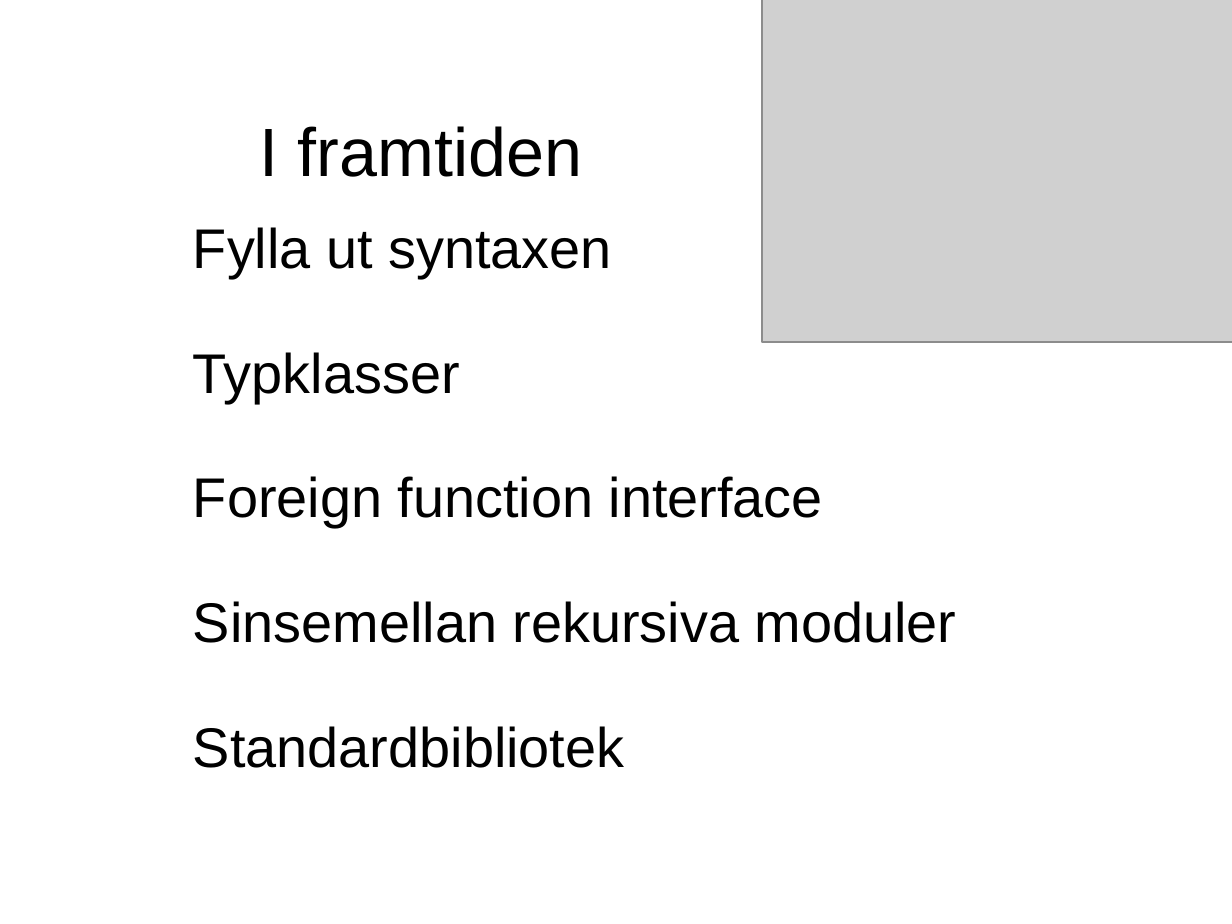
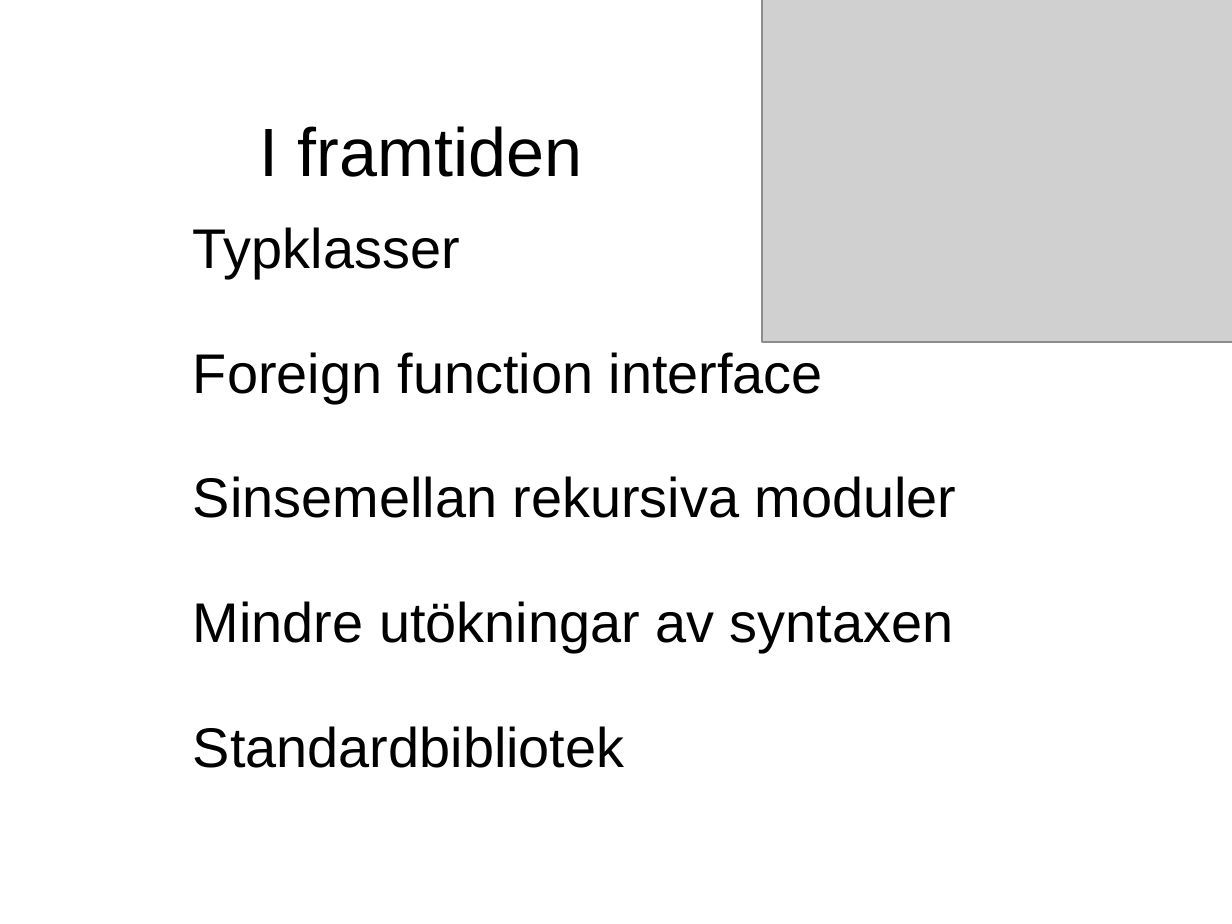
Before and after one commit to evilcandybag/JSHC, a slide deck: slide 61 of report/presentation.ppt. Drawn at 1232x924 pixels with LibreOffice and Linux fonts; fonts in the diff are those of the drawing; grey boxes stand for pictures. Boxes give left, top, right and bottom in pixels: in the first picture for what was removed or moved away, otherwise in the second. Text is boxed around its words. In the diff, an @@ line names an element or a change of style, - is before the commit and + after.

```diff
--- a/report/presentation.ppt
+++ b/report/presentation.ppt
@@ text at [193,227,612,278]: paragraph removed @@
-Fylla ut syntaxen
@@ text at [193,601,954,652]: paragraph added @@
+Mindre utökningar av syntaxen
```
Also in this commit, not shown: 11 other slides changed, 4 slides added, 4 slides removed, 1 other file.
